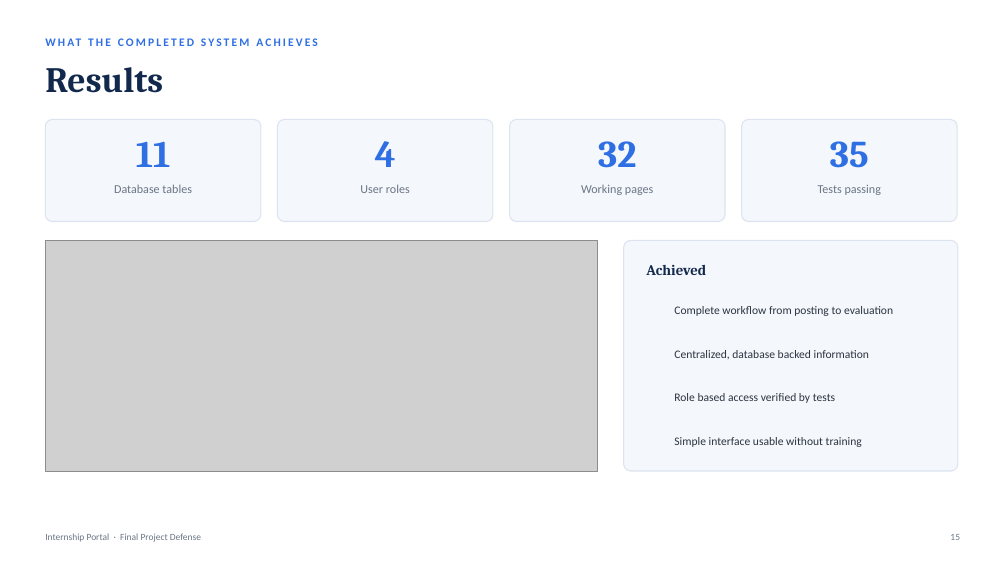
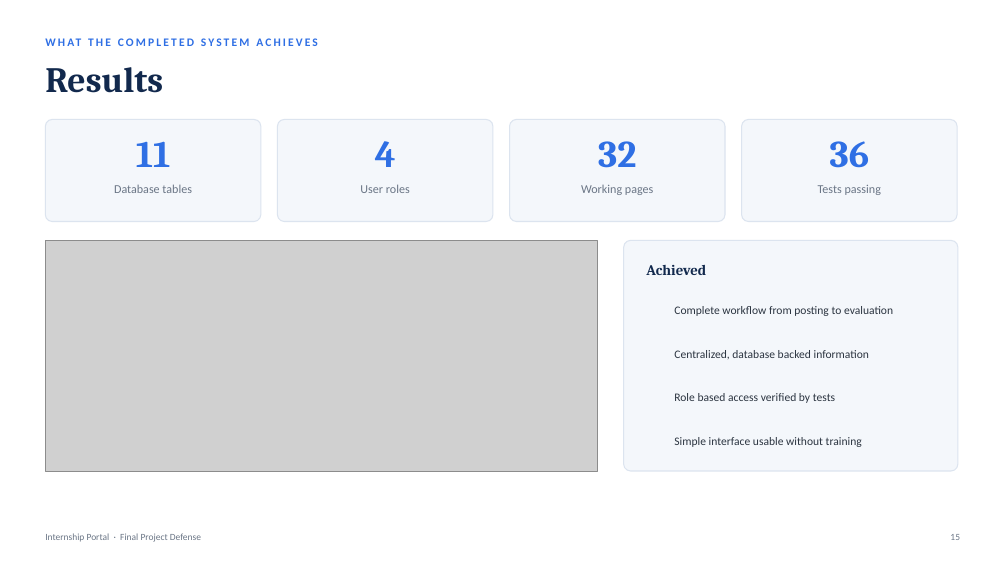
Before and after one commit to RamSinghKarki/Internship_Portal, a slide deck: slide 15 of docs/Final_Defense_Presentation.pptx. Drawn at 1008x567 pixels with LibreOffice and Linux fonts; fonts in the diff are those of the drawing; grey boxes stand for pictures; background and template pictures are left out. Boxes give left, top, right and bottom in pixels: in the first picture for what was removed or moved away, otherwise in the second. Text is boxed around its words. In the diff, an @@ line names an element or a change of style, - is before the commit and + after.

```diff
--- a/docs/Final_Defense_Presentation.pptx
+++ b/docs/Final_Defense_Presentation.pptx
@@ text at bbox=[830, 141, 870, 168]: text changed @@
-35
+36
```
Also in this commit, not shown: 6 other slides changed, 14 other files.
